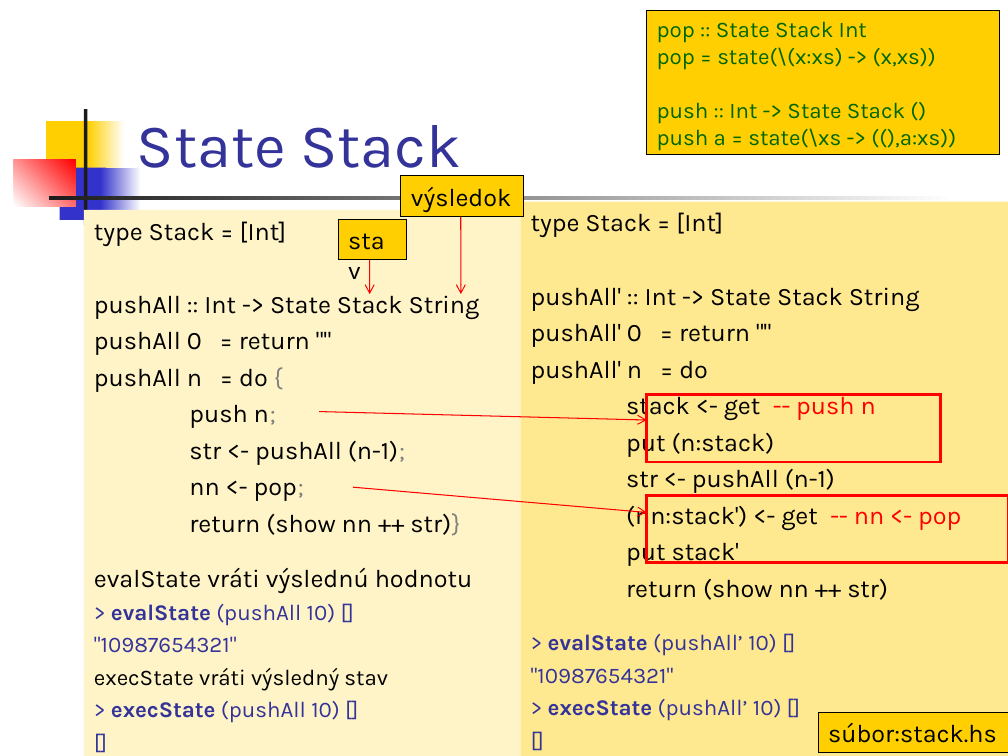
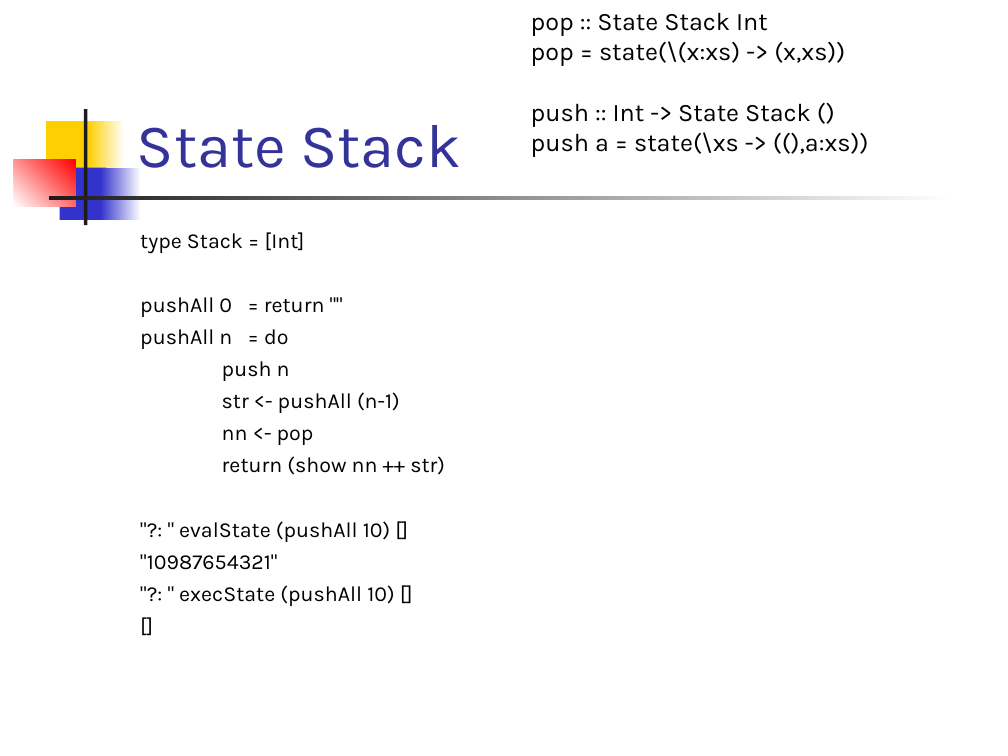
Before and after one commit to Funkcionalne/Prednasky, a slide deck: slide 47 of 12/12_fpro.ppt (slide 34 before the commit). Drawn at 1008x756 pixels with LibreOffice and Linux fonts; fonts in the diff are those of the drawing. Boxes give left, top, right and bottom in pixels: in the first picture for what was removed or moved away, otherwise in the second. Text is boxed around its words. In the diff, an @@ line names an element or a change of style, - is before the commit and + after.

```diff
--- a/12/12_fpro.ppt
+++ b/12/12_fpro.ppt
@@ text "pop :: State Stack Int": place and size @@
-text "pop :: State Stack Int" at bbox=[647, 10, 1000, 155]
+text "pop :: State Stack Int" at bbox=[531, 12, 869, 157]
@@ text "pop :: State Stack Int" at bbox=[531, 12, 869, 157]: size 16 to 18 pt, text colour #006600 to #000000; fill #FFCF01 to none; outline #000000 0.74 pt to none @@
@@ rectangle removed at bbox=[401, 175, 524, 216] @@
-výsledok
@@ rectangle removed at bbox=[84, 210, 520, 756] @@
-type Stack = [Int]
-pushAll :: Int -> State Stack String
-pushAll 0 = return ""
-pushAll n = do {
-push n;
-str <- pushAll (n-1);
-nn <- pop;
-return (show nn ++ str)}
-evalState vráti výslednú hodnotu
-> evalState (pushAll 10) []
-"10987654321"
-execState vráti výsledný stav
-> execState (pushAll 10) []
-[]
@@ text "type Stack = [Int]": place and size @@
-text "type Stack = [Int]" at bbox=[521, 202, 1008, 756]
+text "type Stack = [Int]" at bbox=[140, 232, 445, 606]
@@ text "type Stack = [Int]" at bbox=[140, 232, 445, 606]: fill #FFE990 to none @@
@@ text at bbox=[140, 232, 445, 570]: size 18 to 15.3 pt in "type Stack = [Int]", "str <- pushAll (n-1)", "return (show nn ++ str)"; size 16 to 15.3 pt, text colour #333399 to #000000 in ""10987654321"", "[]" @@
@@ rectangle removed at bbox=[339, 219, 406, 259] @@
-stav
@@ arrow removed from (461, 217) to (461, 294) @@
@@ arrow removed from (370, 252) to (370, 294) @@
@@ text at bbox=[140, 297, 325, 381]: text changed; size 18 to 15.3 pt @@
-pushAll' :: Int -> State Stack String
-pushAll' 0 = return ""
-pushAll' n = do
-stack <- get -- push n
-put (n:stack)
+pushAll 0 = return ""
+pushAll n = do
+push n
@@ arrow removed from (320, 411) to (647, 420) @@
@@ rectangle removed at bbox=[647, 395, 941, 463] @@
@@ text at bbox=[222, 429, 314, 445]: text changed; size 18 to 15.3 pt @@
-(nn:stack') <- get -- nn <- pop
-put stack'
+nn <- pop
@@ arrow removed from (353, 487) to (647, 512) @@
@@ rectangle removed at bbox=[647, 496, 1008, 563] @@
@@ text at bbox=[179, 521, 390, 542]: text changed; size 16 to 15.3 pt; text colour #333399 to #000000 @@
-> evalState (pushAll’ 10) []
+"?: " evalState (pushAll 10) []
@@ text at bbox=[179, 585, 394, 606]: text changed; size 16 to 15.3 pt; text colour #333399 to #000000 @@
-> execState (pushAll’ 10) []
+"?: " execState (pushAll 10) []
@@ rectangle removed at bbox=[818, 712, 1008, 752] @@
-súbor:stack.hs
```
Also in this commit, not shown: 24 other slides changed, 23 slides added, 11 slides removed, 7 other files.
